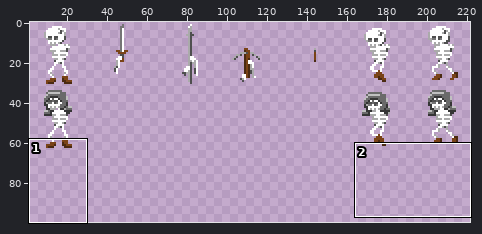
Sprite sheet -- AKJ11/Assets/Textures/Character/skellington.png. Above: a wide view before the commit, with the close-up outlined.
Close-up. The starting point:
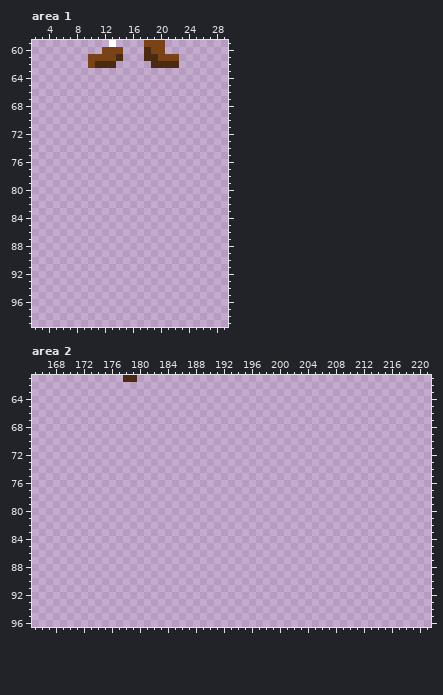
The file is 256x256 pixels. Colours within 5 levels of each other are drawn and written as one. Shown: area 1: x 2..29, y 59..99; area 2: x 165..221, y 61..96. The wide view leaves out empty margins.
New version:
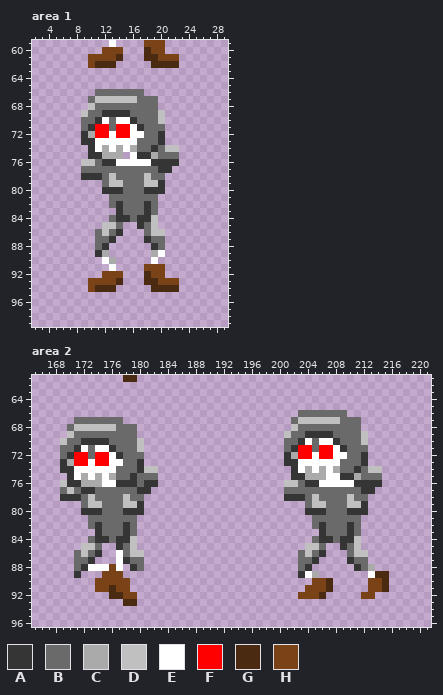
Palette (. is transparent): A #353535  B #6a6a6a  C #aaaaaa  D #c0c0c0  E #ffffff  F #ff0000  G #4a2a11  H #794317
Changes in this commit:
--- area 1
@@ x 7..24 @@
  65 ..................
- 66 ..................
- 67 ..................
- 68 ..................
- 69 ..................
- 70 ..................
- 71 ..................
- 72 ..................
- 73 ..................
- 74 ..................
- 75 ..................
- 76 ..................
- 77 ..................
- 78 ..................
- 79 ..................
- 80 ..................
- 81 ..................
- 82 ..................
- 83 ..................
- 84 ..................
- 85 ..................
- 86 ..................
- 87 ..................
- 88 ..................
- 89 ..................
- 90 ..................
- 91 ..................
- 92 ..................
- 93 ..................
- 94 ..................
+ 66 ....BBBBBBB.......
+ 67 ...BDDDDDDBBB.....
+ 68 ...DBBBBBBBBB.....
+ 69 ..DBBAAAABBBBD....
+ 70 ..BBAEBEEABBBD....
+ 71 ..BAFFBFFEABBB....
+ 72 ..ACFFEFFEEBBA....
+ 73 ..AAEEEEEEBBBA....
+ 74 ...AECECECBBABDD..
+ 75 ...AACCC.EAACBBB..
+ 76 ..DDBAAEEEEEAAAA..
+ 77 ..BBBBBBBBBBBAA...
+ 78 ..AAABDBBBBDBB....
+ 79 .....BDDBBBDDA....
+ 80 .....AAABBBAAA....
+ 81 ......BBBBBBB.....
+ 82 ......BABBBAB.....
+ 83 .......ABBBAB.....
+ 84 ......BAABAAD.....
+ 85 .....DDB..ABD.....
+ 86 ....BDBA...BDD....
+ 87 ....BBA....ABB....
+ 88 ....BA......AB....
+ 89 ....AC......CE....
+ 90 .....EC.....E.....
+ 91 ......E....HHH....
+ 92 .....HHH...GHH....
+ 93 ...HHHHG...GGHHH..
+ 94 ...HGGG.....GGGG..
  95 ..................
--- area 2
@@ x 165..221 @@
 65 .........................................................
-66 .........................................................
-67 .........................................................
-68 .........................................................
-69 .........................................................
-70 .........................................................
-71 .........................................................
-72 .........................................................
-73 .........................................................
-74 .........................................................
-75 .........................................................
-76 .........................................................
-77 .........................................................
-78 .........................................................
-79 .........................................................
-80 .........................................................
-81 .........................................................
-82 .........................................................
-83 .........................................................
-84 .........................................................
-85 .........................................................
-86 .........................................................
-87 .........................................................
-88 .........................................................
-89 .........................................................
-90 .........................................................
-91 .........................................................
-92 .........................................................
-93 .........................................................
+66 ......................................BBBBBBB............
+67 ......BBBBBBB........................BDDDDDDBBB..........
+68 .....BDDDDDDBBB......................DBBBBBBBBB..........
+69 .....DBBBBBBBBB.....................DBBAAAABBBBD.........
+70 ....DBBAAAABBBBD....................BBAEBEEABBBD.........
+71 ....BBAEBEEABBBD....................BAFFBFFEABBB.........
+72 ....BAFFBFFEABBB....................ACFFEFFEEBBA.........
+73 ....ACFFEFFEEBBA....................AAEEEEEEBBBA.........
+74 ....AAEEEEEEBBBADD...................AECECECBBABDD.......
+75 .....AECECECBBABBB...................AACCCEEAACBBB.......
+76 ....DAACCCEEAAABAA..................DDBAAEEEEEAAAA.......
+77 ....BDBAABBBBBBAA...................BBBBBBBBBBBAA........
+78 ....AAABDBBBBDBB....................AAABDBBBBDBB.........
+79 .......BDDBBBDDA.......................BDDBBBDDA.........
+80 .......AAABBBAAA.......................AAABBBAAA.........
+81 ........BBBBBBB.........................BBBBBBB..........
+82 ........BABBBAB.........................BABBBAB..........
+83 .........ABBBAB..........................ABBBAB..........
+84 ........BAABAAD.........................BAABAAD..........
+85 .......DDB..ABD........................DDB..ABD..........
+86 ......BDBA..EBDD......................BDBA...BDD.........
+87 ......BBA...EABB......................BBA....ABB.........
+88 ......BAEEEHE.AB......................BA......ABC........
+89 ......A...HHH.........................AEC.......EGG......
+90 .........HHHHH..........................HHG.....HHG......
+91 .........HHGHH.........................HHHG.....HHG......
+92 ...........GGHH.......................HHHG.....HH........
+93 .............GG..........................................
 94 .........................................................
